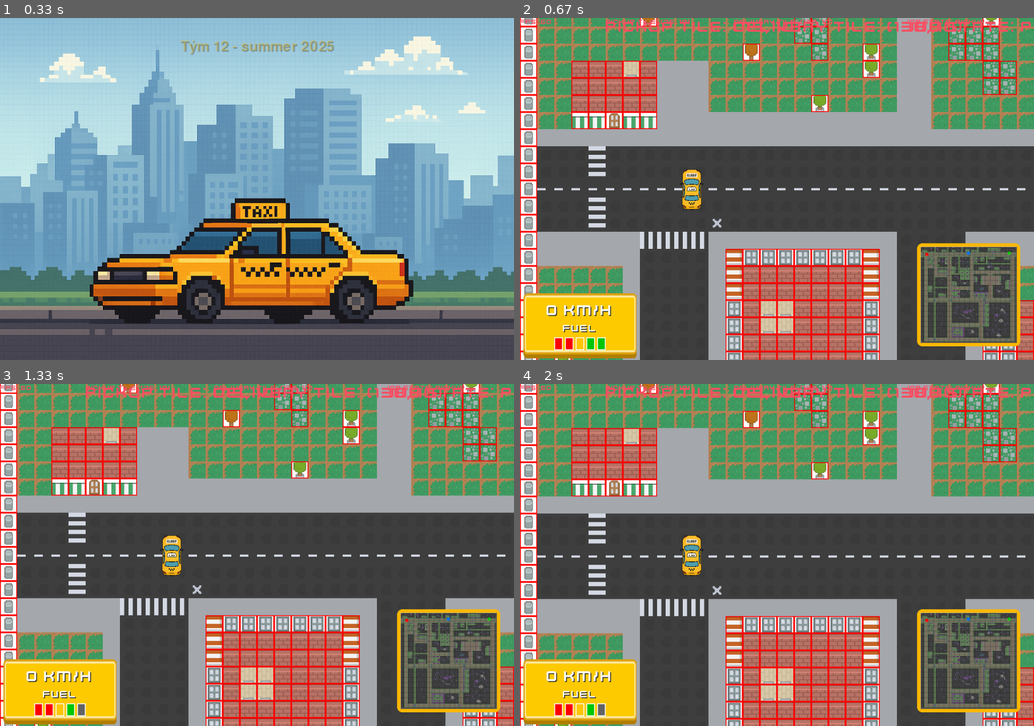
Above: before the commit, frames 1-4 (two rows, left to right).
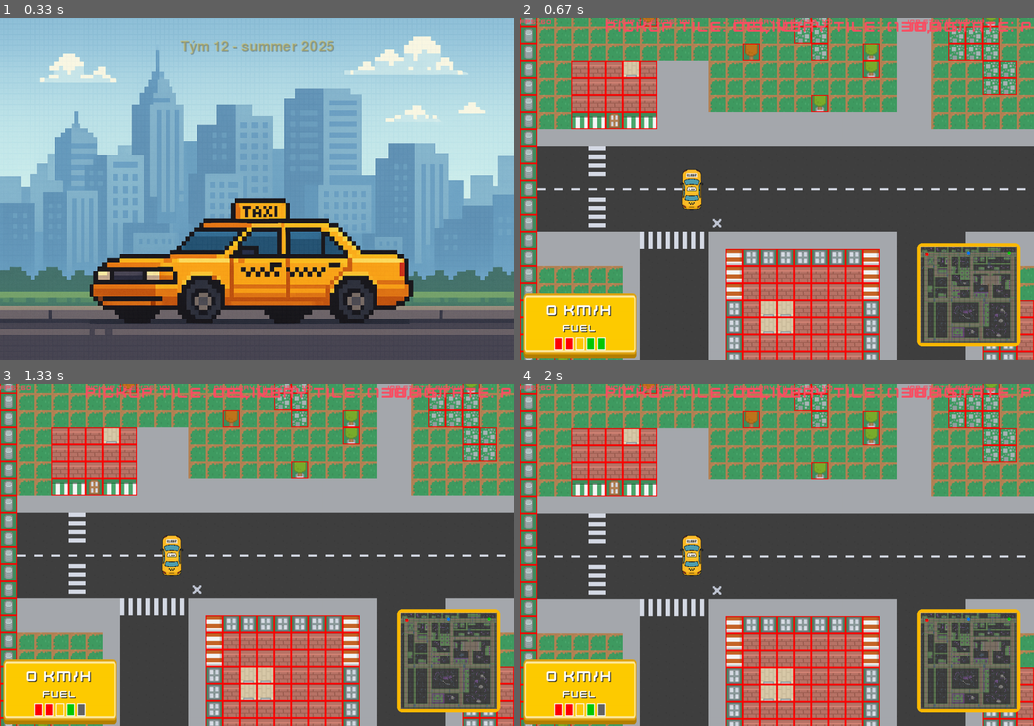
Above: after the commit, the same moments.

Repository: jirihos/UUN-Pygame-workshop
Game: pygame game, started from src/main.py
Two runs of this game, one before a commit and one after it. Both use one fixed random seed, a clock stepped at 60 frames per second and the inputs below.
Inputs (mouse positions are in pixels of both pictures, inside the frame that each line leads up to):
- Up to frame 1 (0.33 s): no input
- Up to frame 2 (0.67 s): click (777, 189) at 0.38 s
- Up to frame 3 (1.33 s): tap Space at 0.67, 1 s
- Up to frame 4 (2 s): tap Space at 1.33, 1.67 s

Frame 1 is identical in both runs. In frame 2, 2.7% of the frame differs, in the area x 0-97%, y 0-100%; in frame 3, 2.6%; in frame 4, 2.7%.

Commit message:
Food tile 814

Diff:
--- a/editor/main.py
+++ b/editor/main.py
@@ -85,7 +85,7 @@
 # === Hlavní smyčka ===
 running = True
 while running:
-    screen.fill((50, 50, 50))
+    screen.fill((64, 142, 93))
 
     # === Pohyb kamery ===
     keys = pygame.key.get_pressed()
--- a/editor/tiles.py
+++ b/editor/tiles.py
@@ -679,7 +679,7 @@
     673: ((8, 19), "dlaždice (8, 19)"),
     674: ((9, 19), "dlaždice (9, 19)"),
     675: ((10, 19), "dlaždice (10, 19)"),
-    676: ((11, 19), "dlaždice (11, 19)"),
+    850: ((11, 19), "dlaždice (11, 19)"),
     677: ((12, 19), "dlaždice (12, 19)"),
     678: ((13, 19), "dlaždice (13, 19)"),
     679: ((14, 19), "dlaždice (14, 19)"),
@@ -853,7 +853,7 @@
     847: ((7, 24), "dlaždice (7, 24)"),
     848: ((8, 24), "dlaždice (8, 24)"),
     849: ((9, 24), "dlaždice (9, 24)"),
-    850: ((10, 24), "dlaždice (10, 24)"),
+    676: ((10, 24), "dlaždice (10, 24)"),
     851: ((11, 24), "dlaždice (11, 24)"),
     852: ((12, 24), "dlaždice (12, 24)"),
     853: ((13, 24), "dlaždice (13, 24)"),
--- a/src/scenes/game.py
+++ b/src/scenes/game.py
@@ -127,7 +127,7 @@
         self.brake_pressed = keys[pygame.K_x]
         self.car.update(self, camera_x, camera_y, keys)
 
-        screen.fill((255, 255, 255))
+        screen.fill((64, 142, 93))
 
         for y, row in enumerate(self.tile_map):
             for x, tile_id in enumerate(row):
--- a/src/tiles.py
+++ b/src/tiles.py
@@ -679,7 +679,7 @@
     673: ((8, 19), "dlaždice (8, 19)"),
     674: ((9, 19), "dlaždice (9, 19)"),
     675: ((10, 19), "dlaždice (10, 19)"),
-    676: ((11, 19), "dlaždice (11, 19)"),
+    850: ((11, 19), "dlaždice (11, 19)"),
     677: ((12, 19), "dlaždice (12, 19)"),
     678: ((13, 19), "dlaždice (13, 19)"),
     679: ((14, 19), "dlaždice (14, 19)"),
@@ -853,7 +853,7 @@
     847: ((7, 24), "dlaždice (7, 24)"),
     848: ((8, 24), "dlaždice (8, 24)"),
     849: ((9, 24), "dlaždice (9, 24)"),
-    850: ((10, 24), "dlaždice (10, 24)"),
+    676: ((10, 24), "dlaždice (10, 24)"),
     851: ((11, 24), "dlaždice (11, 24)"),
     852: ((12, 24), "dlaždice (12, 24)"),
     853: ((13, 24), "dlaždice (13, 24)"),
